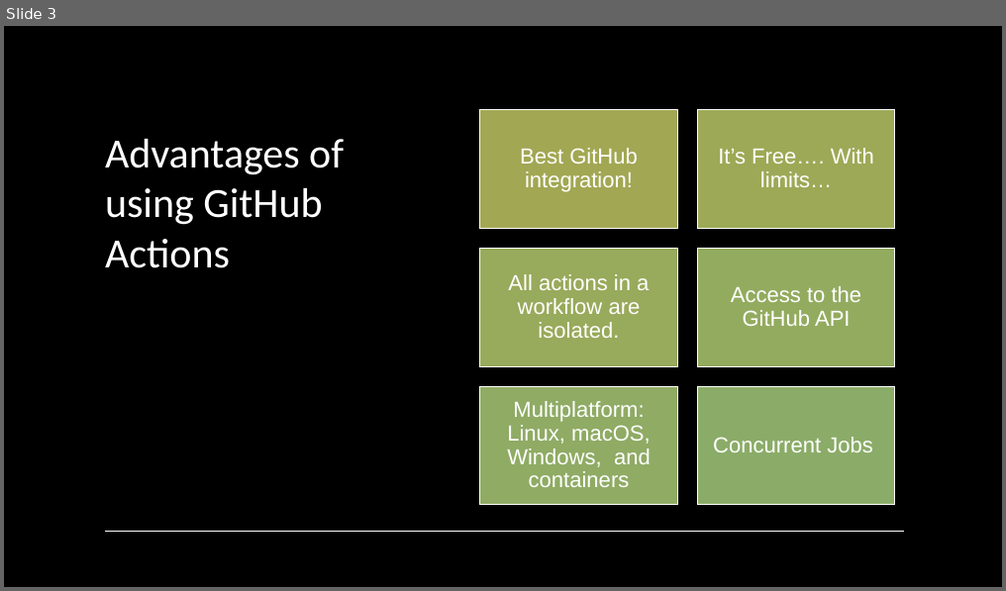
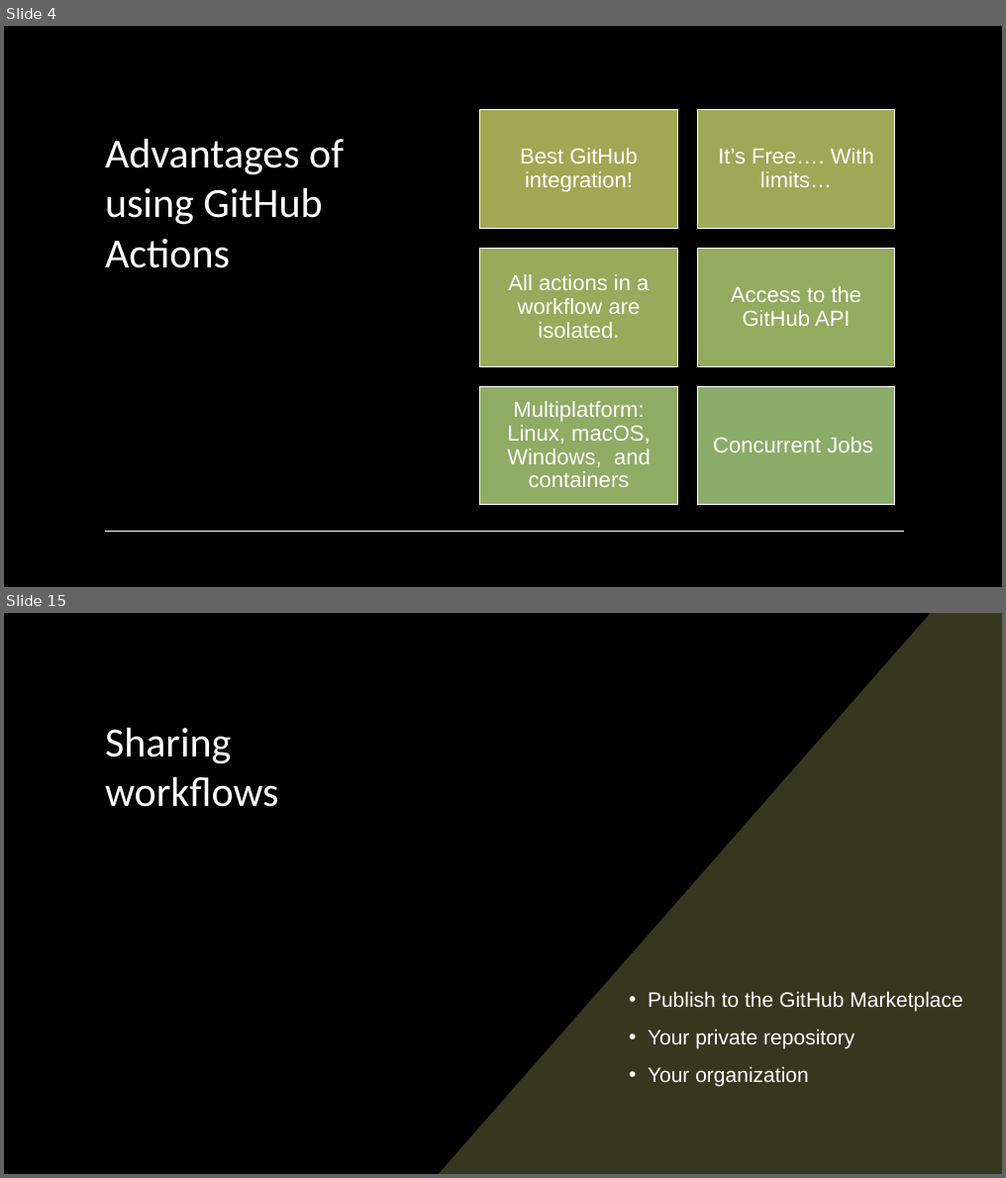
Before and after one commit to pulcher/github-actions-getting-started, a slide deck: getting-started-with-github-actions.pptx. Shown one above the other, each under a label of ours: slide 3 before the commit, slides 4 and 15 after it; the slides between them are not shown. The pictures are 1006x591 and 1006x1178 pixels, drawn with LibreOffice and Linux fonts; fonts in the diff are those of the drawing; background and template pictures are left out. Boxes give left, top, right and bottom in pixels: in the first picture for what was removed or moved away, otherwise in the second. Text is boxed around its words. In the diff, an @@ line names an element or a change of style, - is before the commit and + after.

```diff
--- a/getting-started-with-github-actions.pptx
+++ b/getting-started-with-github-actions.pptx
@@ slide 15 added at box(4, 613, 1002, 1174), background picture (left out); not listed: 2 template elements that a slide beside it also shows @@
@@ rectangle added at box(4, 613, 1002, 1174), fill #000000 @@
@@ freeform shape added at box(439, 613, 1002, 1174), fill #36371F @@
@@ title added at box(105, 728, 279, 807), 40 pt, text #FFFFFF @@
+Sharing workflows
@@ text added at box(648, 991, 962, 1087), 20 pt, text #FFFFFF @@
+• Publish to the GitHub Marketplace
+• Your private repository
+• Your organization
@@ what was slide 3 is now slide 4 @@
```
Also in this commit, not shown: 5 slides changed, 8 other slides added, 14 slides removed.
